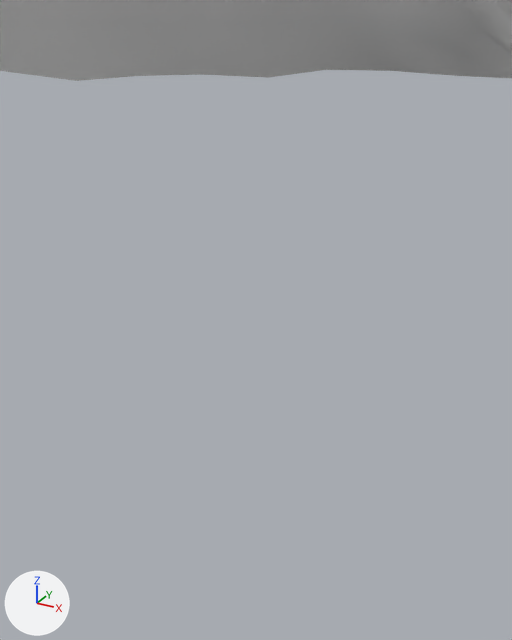
An edit to the FBX model Assets/Game Assets/IMPORTS/Levels/Earth_core/earth_core_env.fbx, drawn before and after from the same camera.
The view is the same before and after, from a 50 mm camera at (53.3, -122.5, 45.5) aimed at (-12.7, -2.5, -14.5). The lights are fixed; the arrows at lower left show +X, +Y and +Z. Where no turn or scale is listed for an object, it has been applied to the vertices.

Names of what the first picture shows: 'crust'.
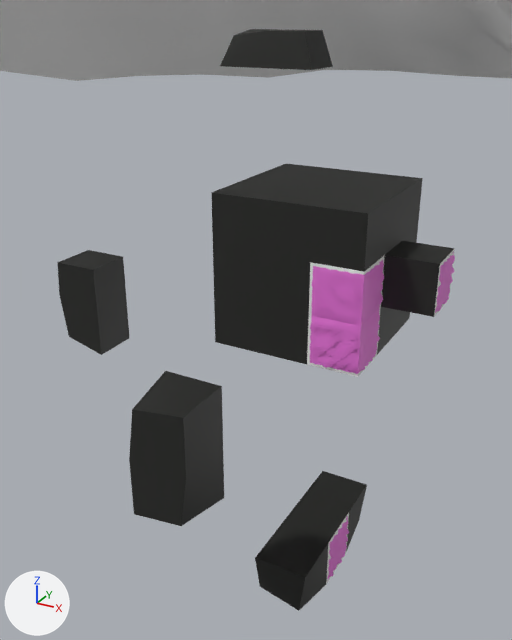
The edits, one by one:
Picture 'earth_core_gemstone.png' (img_earth_core_gemstone_png) is new.
Material 'phong3' (mat_phong3) is new.
Its texture is img_earth_core_gemstone_png.
Its roughness is 0.553.
Mesh me_mesh_001 is new.
It has 805 vertices, 774 faces and spans x -56.4..25.8, y -55.0..55.0, z -55.0..41.7.
It uses material mat_phong3 (picture img_earth_core_gemstone_png).
Object 'platform' (ob_platform) is new; it shows me_mesh_001.
Its location is (0.0, 0.0, 0.0).

What differs and where, as boxes [x1, y1, x2, y2] in the pictures (512 x 640 px):
'platform', added (black): after [57, 29, 455, 611]
